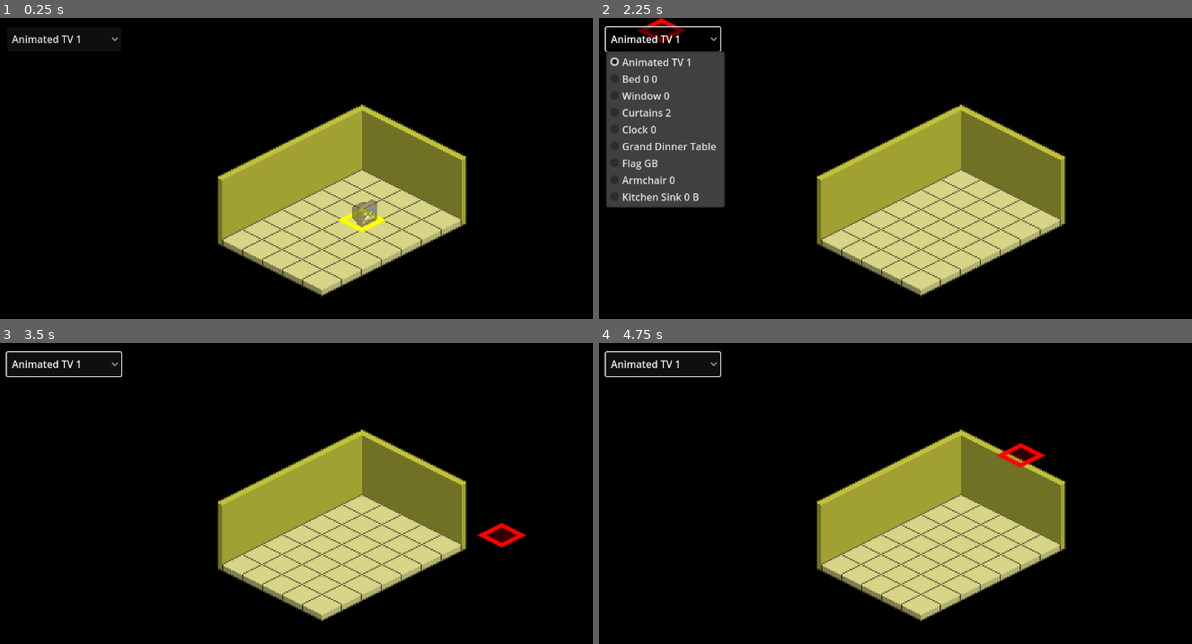
Above: before the commit, frames 1-4 (two rows, left to right).
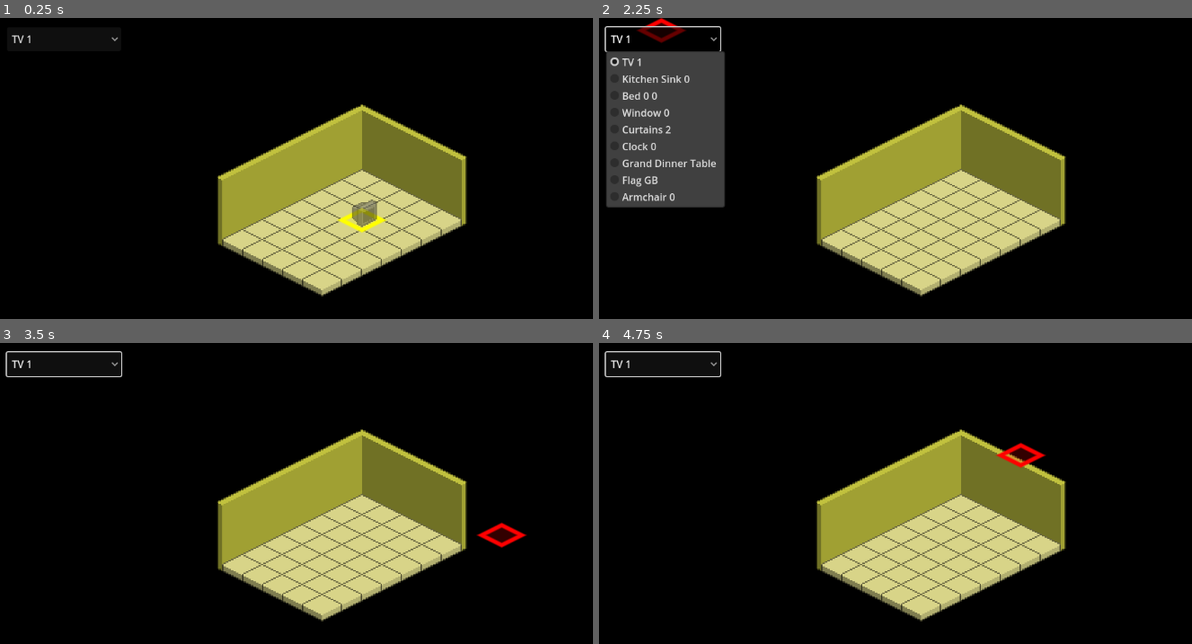
Above: after the commit, the same moments.

Repository: Dowsley/hotel
Game: Godot game, scene res://scenes/main.tscn
Two runs of this game, one before a commit and one after it. Both use one fixed random seed, a clock stepped at 60 frames per second and the inputs below.
Inputs (mouse positions are in pixels of both pictures, inside the frame that each line leads up to):
- Up to frame 1 (0.25 s): no input
- Up to frame 2 (2.25 s): click "Animated TV 1" (after the commit: "TV 1") at 0.5 s; click "Animated TV 1" (after the commit: "TV 1") at 1.25 s; click "Animated TV 1" (after the commit: "TV 1") at 2 s
- Up to frame 3 (3.5 s): tap Enter at 2.75 s; move the mouse to (504, 523) at 2.77 s; tap X (furni_select_next_variation, bound only after the commit) at 2.85 s; click (504, 523) at 2.92 s
- Up to frame 4 (4.75 s): tap Space at 3.5 s; move the mouse to (800, 565) at 3.52 s; tap R (furni_rotate) at 3.6 s; click (800, 565) at 3.67 s; tap X (furni_select_next_variation, bound only after the commit) at 3.8, 4.35 s; tap Enter at 4.25 s; move the mouse to (1014, 457) at 4.27 s; click (1014, 457) at 4.42 s

The runs differ from the first frame. In frame 1, 0.2% of the frame differs, in the area x 1-64%, y 5-69%; in frame 2, 1.6%, in the area x 1-20%, y 5-61%; in frame 3, 0.2%; in frame 4, 0.2%.

Commit message:
Add tile variations

Diff:
--- /dev/null
+++ b/data/furni_types/TV_1.tres
@@ -0,0 +1,31 @@
+[gd_resource type="Resource" script_class="FurniType" load_steps=7 format=3 uid="uid://dqio6xprlub5"]
+
+[ext_resource type="Script" uid="uid://58xbbl6knnyv" path="res://src/definitions/furni_type.gd" id="1_33y1d"]
+[ext_resource type="Script" uid="uid://c1ncwd64pf880" path="res://src/definitions/furni_variation.gd" id="2_sdg5k"]
+[ext_resource type="Texture2D" uid="uid://ckoga336reyt" path="res://assets/objects/normal/00_Furniture/small/TV_1_A.png" id="3_6q0pf"]
+[ext_resource type="Texture2D" uid="uid://rn0bb7nso31r" path="res://assets/objects/normal/00_Furniture/small/TV_1_B.png" id="4_tyst2"]
+
+[sub_resource type="Resource" id="Resource_526rq"]
+script = ExtResource("2_sdg5k")
+sprite_sheet = ExtResource("3_6q0pf")
+hframes = 1
+frame_time_ms = 200.0
+metadata/_custom_type_script = "uid://c1ncwd64pf880"
+
+[sub_resource type="Resource" id="Resource_5nwun"]
+script = ExtResource("2_sdg5k")
+sprite_sheet = ExtResource("4_tyst2")
+hframes = 4
+frame_time_ms = 200.0
+metadata/_custom_type_script = "uid://c1ncwd64pf880"
+
+[resource]
+script = ExtResource("1_33y1d")
+name = &"TV 1"
+variations = Array[ExtResource("2_sdg5k")]([SubResource("Resource_526rq"), SubResource("Resource_5nwun")])
+default_variation = 0
+default_rotation_frame = 0
+vframes = 4
+visual_offset = Vector2(0, -24)
+y_sort_origin = 0
+area_extends_by = Vector2i(0, 0)
--- a/data/furni_types/TV_1_B.tres
+++ /dev/null
@@ -1,15 +0,0 @@
-[gd_resource type="Resource" script_class="FurniType" load_steps=3 format=3 uid="uid://dqio6xprlub5"]
-
-[ext_resource type="Script" uid="uid://58xbbl6knnyv" path="res://src/definitions/furni_type.gd" id="1_davg7"]
-[ext_resource type="Texture2D" uid="uid://rn0bb7nso31r" path="res://assets/objects/normal/00_Furniture/small/TV_1_B.png" id="2_khuy8"]
-
-[resource]
-script = ExtResource("1_davg7")
-name = &"Animated TV 1"
-sprite_sheet = ExtResource("2_khuy8")
-frame_time_ms = 200.0
-default_rotation_frame = 0
-vframes = 4
-hframes = 4
-visual_offset = Vector2(0, -24)
-y_sort_origin = 0.0
--- a/data/furni_types/armchair_0_0.tres
+++ b/data/furni_types/armchair_0_0.tres
@@ -1,15 +1,23 @@
-[gd_resource type="Resource" script_class="FurniType" load_steps=3 format=3 uid="uid://cjkvo87sbvvii"]
+[gd_resource type="Resource" script_class="FurniType" load_steps=5 format=3 uid="uid://cjkvo87sbvvii"]
 
 [ext_resource type="Script" uid="uid://58xbbl6knnyv" path="res://src/definitions/furni_type.gd" id="1_4xx1y"]
 [ext_resource type="Texture2D" uid="uid://bv1qvnkrft2v6" path="res://assets/objects/normal/00_Furniture/small/Armchair_0_0.png" id="2_42vl1"]
+[ext_resource type="Script" uid="uid://c1ncwd64pf880" path="res://src/definitions/furni_variation.gd" id="2_doawb"]
+
+[sub_resource type="Resource" id="Resource_akg14"]
+script = ExtResource("2_doawb")
+sprite_sheet = ExtResource("2_42vl1")
+hframes = 1
+frame_time_ms = 200.0
+metadata/_custom_type_script = "uid://c1ncwd64pf880"
 
 [resource]
 script = ExtResource("1_4xx1y")
 name = &"Armchair 0"
-sprite_sheet = ExtResource("2_42vl1")
-frame_time_ms = 200.0
+variations = Array[ExtResource("2_doawb")]([SubResource("Resource_akg14")])
+default_variation = 0
 default_rotation_frame = 0
 vframes = 4
-hframes = 1
 visual_offset = Vector2(0, -24)
-y_sort_origin = 0.0
+y_sort_origin = 0
+area_extends_by = Vector2i(0, 0)
--- a/data/furni_types/bed_0_0.tres
+++ b/data/furni_types/bed_0_0.tres
@@ -1,16 +1,23 @@
-[gd_resource type="Resource" script_class="FurniType" load_steps=3 format=3 uid="uid://bavc3bm7utcnv"]
+[gd_resource type="Resource" script_class="FurniType" load_steps=5 format=3 uid="uid://bavc3bm7utcnv"]
 
 [ext_resource type="Script" uid="uid://58xbbl6knnyv" path="res://src/definitions/furni_type.gd" id="1_5ckpx"]
 [ext_resource type="Texture2D" uid="uid://dwpbeubhjkokl" path="res://assets/objects/normal/00_Furniture/medium/Bed_0_0.png" id="2_eo1a7"]
+[ext_resource type="Script" uid="uid://c1ncwd64pf880" path="res://src/definitions/furni_variation.gd" id="2_r1853"]
+
+[sub_resource type="Resource" id="Resource_lblus"]
+script = ExtResource("2_r1853")
+sprite_sheet = ExtResource("2_eo1a7")
+hframes = 1
+frame_time_ms = 200.0
+metadata/_custom_type_script = "uid://c1ncwd64pf880"
 
 [resource]
 script = ExtResource("1_5ckpx")
 name = &"Bed 0 0"
-sprite_sheet = ExtResource("2_eo1a7")
-frame_time_ms = 200.0
+variations = Array[ExtResource("2_r1853")]([SubResource("Resource_lblus")])
+default_variation = 0
 default_rotation_frame = 0
 vframes = 4
-hframes = 1
 visual_offset = Vector2(8, -24)
 y_sort_origin = 0
 area_extends_by = Vector2i(0, -1)
--- a/data/furni_types/clock_0.tres
+++ b/data/furni_types/clock_0.tres
@@ -1,15 +1,23 @@
-[gd_resource type="Resource" script_class="FurniType" load_steps=3 format=3 uid="uid://cuirsrb2n1nys"]
+[gd_resource type="Resource" script_class="FurniType" load_steps=5 format=3 uid="uid://cuirsrb2n1nys"]
 
 [ext_resource type="Script" uid="uid://58xbbl6knnyv" path="res://src/definitions/furni_type.gd" id="1_tsnyp"]
+[ext_resource type="Script" uid="uid://c1ncwd64pf880" path="res://src/definitions/furni_variation.gd" id="2_e08xf"]
 [ext_resource type="Texture2D" uid="uid://c3clm6xn1ia8v" path="res://assets/objects/normal/01_Wallobjects/small/Clock_0.png" id="2_xh6ah"]
+
+[sub_resource type="Resource" id="Resource_c6ct7"]
+script = ExtResource("2_e08xf")
+sprite_sheet = ExtResource("2_xh6ah")
+hframes = 1
+frame_time_ms = 200.0
+metadata/_custom_type_script = "uid://c1ncwd64pf880"
 
 [resource]
 script = ExtResource("1_tsnyp")
 name = &"Clock 0"
-sprite_sheet = ExtResource("2_xh6ah")
-frame_time_ms = 200.0
+variations = Array[ExtResource("2_e08xf")]([SubResource("Resource_c6ct7")])
+default_variation = 0
 default_rotation_frame = 0
 vframes = 4
-hframes = 1
 visual_offset = Vector2(0, -24)
-y_sort_origin = 0.0
+y_sort_origin = 0
+area_extends_by = Vector2i(0, 0)
--- a/data/furni_types/curtains_2.tres
+++ b/data/furni_types/curtains_2.tres
@@ -1,15 +1,23 @@
-[gd_resource type="Resource" script_class="FurniType" load_steps=3 format=3 uid="uid://brxkxqa4tm4lw"]
+[gd_resource type="Resource" script_class="FurniType" load_steps=5 format=3 uid="uid://brxkxqa4tm4lw"]
 
 [ext_resource type="Script" uid="uid://58xbbl6knnyv" path="res://src/definitions/furni_type.gd" id="1_c51io"]
 [ext_resource type="Texture2D" uid="uid://d235anbqlr4on" path="res://assets/objects/normal/01_Wallobjects/small/Curtains_2.png" id="2_5lpx4"]
+[ext_resource type="Script" uid="uid://c1ncwd64pf880" path="res://src/definitions/furni_variation.gd" id="2_b34ek"]
+
+[sub_resource type="Resource" id="Resource_vi3du"]
+script = ExtResource("2_b34ek")
+sprite_sheet = ExtResource("2_5lpx4")
+hframes = 1
+frame_time_ms = 200.0
+metadata/_custom_type_script = "uid://c1ncwd64pf880"
 
 [resource]
 script = ExtResource("1_c51io")
 name = &"Curtains 2"
-sprite_sheet = ExtResource("2_5lpx4")
-frame_time_ms = 200.0
+variations = Array[ExtResource("2_b34ek")]([SubResource("Resource_vi3du")])
+default_variation = 0
 default_rotation_frame = 0
 vframes = 4
-hframes = 1
 visual_offset = Vector2(0, -24)
-y_sort_origin = 0.0
+y_sort_origin = 0
+area_extends_by = Vector2i(0, 0)
--- a/data/furni_types/flag_gb.tres
+++ b/data/furni_types/flag_gb.tres
@@ -1,15 +1,23 @@
-[gd_resource type="Resource" script_class="FurniType" load_steps=3 format=3 uid="uid://0l2xc6x6s8ld"]
+[gd_resource type="Resource" script_class="FurniType" load_steps=5 format=3 uid="uid://0l2xc6x6s8ld"]
 
 [ext_resource type="Script" uid="uid://58xbbl6knnyv" path="res://src/definitions/furni_type.gd" id="1_e181c"]
+[ext_resource type="Script" uid="uid://c1ncwd64pf880" path="res://src/definitions/furni_variation.gd" id="2_017xb"]
 [ext_resource type="Texture2D" uid="uid://4p0oaq5ixtjs" path="res://assets/objects/normal/01_Wallobjects/small/Flag_gb.png" id="2_se4u5"]
+
+[sub_resource type="Resource" id="Resource_pg0gx"]
+script = ExtResource("2_017xb")
+sprite_sheet = ExtResource("2_se4u5")
+hframes = 1
+frame_time_ms = 200.0
+metadata/_custom_type_script = "uid://c1ncwd64pf880"
 
 [resource]
 script = ExtResource("1_e181c")
 name = &"Flag GB"
-sprite_sheet = ExtResource("2_se4u5")
-frame_time_ms = 200.0
+variations = Array[ExtResource("2_017xb")]([SubResource("Resource_pg0gx")])
+default_variation = 0
 default_rotation_frame = 0
 vframes = 4
-hframes = 1
 visual_offset = Vector2(0, -24)
-y_sort_origin = 0.0
+y_sort_origin = 0
+area_extends_by = Vector2i(0, 0)
--- a/data/furni_types/grand_dinner_table.tres
+++ b/data/furni_types/grand_dinner_table.tres
@@ -1,16 +1,23 @@
-[gd_resource type="Resource" script_class="FurniType" load_steps=3 format=3 uid="uid://cusbt0mmxjxcr"]
+[gd_resource type="Resource" script_class="FurniType" load_steps=5 format=3 uid="uid://cusbt0mmxjxcr"]
 
 [ext_resource type="Script" uid="uid://58xbbl6knnyv" path="res://src/definitions/furni_type.gd" id="1_ndof7"]
 [ext_resource type="Texture2D" uid="uid://cd2xir5fau52o" path="res://assets/objects/normal/00_Furniture/large/Grand_dinner_table.png" id="2_gsa6p"]
+[ext_resource type="Script" uid="uid://c1ncwd64pf880" path="res://src/definitions/furni_variation.gd" id="2_l6cdx"]
+
+[sub_resource type="Resource" id="Resource_jwbcf"]
+script = ExtResource("2_l6cdx")
+sprite_sheet = ExtResource("2_gsa6p")
+hframes = 1
+frame_time_ms = 200.0
+metadata/_custom_type_script = "uid://c1ncwd64pf880"
 
 [resource]
 script = ExtResource("1_ndof7")
 name = &"Grand Dinner Table"
-sprite_sheet = ExtResource("2_gsa6p")
-frame_time_ms = 200.0
+variations = Array[ExtResource("2_l6cdx")]([SubResource("Resource_jwbcf")])
+default_variation = 0
 default_rotation_frame = 0
 vframes = 2
-hframes = 1
 visual_offset = Vector2(24, -24)
 y_sort_origin = 0
 area_extends_by = Vector2i(1, -2)
--- /dev/null
+++ b/data/furni_types/kitchen_sink_0.tres
@@ -0,0 +1,31 @@
+[gd_resource type="Resource" script_class="FurniType" load_steps=7 format=3 uid="uid://cmtemqruvxuu5"]
+
+[ext_resource type="Script" uid="uid://58xbbl6knnyv" path="res://src/definitions/furni_type.gd" id="1_pxfm1"]
+[ext_resource type="Script" uid="uid://c1ncwd64pf880" path="res://src/definitions/furni_variation.gd" id="2_6v8uc"]
+[ext_resource type="Texture2D" uid="uid://f24bq0fjn6r8" path="res://assets/objects/normal/00_Furniture/small/Kitchen_sink_0_A.png" id="3_wouhm"]
+[ext_resource type="Texture2D" uid="uid://ftobv11f5tst" path="res://assets/objects/normal/00_Furniture/small/Kitchen_sink_0_B.png" id="4_7juk2"]
+
+[sub_resource type="Resource" id="Resource_3lea4"]
+script = ExtResource("2_6v8uc")
+sprite_sheet = ExtResource("3_wouhm")
+hframes = 1
+frame_time_ms = 200.0
+metadata/_custom_type_script = "uid://c1ncwd64pf880"
+
+[sub_resource type="Resource" id="Resource_o7qfw"]
+script = ExtResource("2_6v8uc")
+sprite_sheet = ExtResource("4_7juk2")
+hframes = 4
+frame_time_ms = 200.0
+metadata/_custom_type_script = "uid://c1ncwd64pf880"
+
+[resource]
+script = ExtResource("1_pxfm1")
+name = &"Kitchen Sink 0"
+variations = Array[ExtResource("2_6v8uc")]([SubResource("Resource_3lea4"), SubResource("Resource_o7qfw")])
+default_variation = 0
+default_rotation_frame = 0
+vframes = 4
+visual_offset = Vector2(0, -24)
+y_sort_origin = 0
+area_extends_by = Vector2i(0, 0)
--- a/data/furni_types/kitchen_sink_0_b.tres
+++ /dev/null
@@ -1,15 +0,0 @@
-[gd_resource type="Resource" script_class="FurniType" load_steps=3 format=3 uid="uid://cmtemqruvxuu5"]
-
-[ext_resource type="Script" uid="uid://58xbbl6knnyv" path="res://src/definitions/furni_type.gd" id="1_lhdym"]
-[ext_resource type="Texture2D" uid="uid://ftobv11f5tst" path="res://assets/objects/normal/00_Furniture/small/Kitchen_sink_0_B.png" id="2_upfl2"]
-
-[resource]
-script = ExtResource("1_lhdym")
-name = &"Kitchen Sink 0 B"
-sprite_sheet = ExtResource("2_upfl2")
-frame_time_ms = 200.0
-default_rotation_frame = 0
-vframes = 4
-hframes = 4
-visual_offset = Vector2(0, -24)
-y_sort_origin = 0.0
--- a/data/furni_types/window_0.tres
+++ b/data/furni_types/window_0.tres
@@ -1,15 +1,23 @@
-[gd_resource type="Resource" script_class="FurniType" load_steps=3 format=3 uid="uid://d3qqjvplmccjy"]
+[gd_resource type="Resource" script_class="FurniType" load_steps=5 format=3 uid="uid://d3qqjvplmccjy"]
 
 [ext_resource type="Script" uid="uid://58xbbl6knnyv" path="res://src/definitions/furni_type.gd" id="1_wbwv2"]
 [ext_resource type="Texture2D" uid="uid://djug6c5c2biv8" path="res://assets/objects/normal/03_Doors_windows/small/Window_0.png" id="2_4t0e1"]
+[ext_resource type="Script" uid="uid://c1ncwd64pf880" path="res://src/definitions/furni_variation.gd" id="2_ynp7b"]
+
+[sub_resource type="Resource" id="Resource_swnhf"]
+script = ExtResource("2_ynp7b")
+sprite_sheet = ExtResource("2_4t0e1")
+hframes = 1
+frame_time_ms = 200.0
+metadata/_custom_type_script = "uid://c1ncwd64pf880"
 
 [resource]
 script = ExtResource("1_wbwv2")
 name = &"Window 0"
-sprite_sheet = ExtResource("2_4t0e1")
-frame_time_ms = 200.0
+variations = Array[ExtResource("2_ynp7b")]([SubResource("Resource_swnhf")])
+default_variation = 0
 default_rotation_frame = 0
 vframes = 4
-hframes = 1
 visual_offset = Vector2(0, -24)
-y_sort_origin = 0.0
+y_sort_origin = 0
+area_extends_by = Vector2i(0, 0)
--- a/project.godot
+++ b/project.godot
@@ -37,6 +37,11 @@
 "events": [Object(InputEventKey,"resource_local_to_scene":false,"resource_name":"","device":-1,"window_id":0,"alt_press …(192 unchanged characters)…
 ]
 }
+furni_select_next_variation={
+"deadzone": 0.2,
+"events": [Object(InputEventKey,"resource_local_to_scene":false,"resource_name":"","device":-1,"window_id":0,"alt_pressed":false,"shift_pressed":false,"ctrl_pressed":false,"meta_pressed":false,"pressed":false,"keycode":0,"physical_keycode":88,"key_label":0,"unicode":120,"location":0,"echo":false,"script":null)
+]
+}
 
 [rendering]
 
--- a/src/core/furni_sprite.gd
+++ b/src/core/furni_sprite.gd
@@ -11,15 +11,24 @@
 @export var current_rotation_frame := 0:
 	set(value):
 		current_rotation_frame = max(min(value, type.vframes-1), 0)
+		current_rotation_frame = max(min(value, type.vframes-1), 0)
+		curr_variation = 0
 		set_rotation_frame(current_rotation_frame)
 		update_sorting()  # Update sorting when rotation changes
 
+
+var animation_timer := 0.0
 ## Maps to frame_coords.x
 var current_anim_frame := 0
-var animation_timer := 0.0
-
 var occupied_positions: Array[Vector2i] = []
 
+var curr_variation: int = 0:
+	set(value):
+		var count = type.variations.size()
+		if count > 0:
+			curr_variation = (value % count + count) % count  # ensures wraparound for negative values too
+		else:
+			curr_variation = 0  # fallback if no variations
 
 func _ready() -> void:
 	assert(type != null, "Error: Can't create furni with no type.")
@@ -27,21 +36,32 @@
 
 func _process(delta: float) -> void:
 	animation_timer += delta * 1000
-	if animation_timer >= type.frame_time_ms:
-		animation_timer -= type.frame_time_ms
-		current_anim_frame = (current_anim_frame + 1) % type.hframes
+	if animation_timer >= type.get_variation(curr_variation).frame_time_ms:
+		animation_timer -= type.get_variation(curr_variation).frame_time_ms
+		current_anim_frame = (current_anim_frame + 1) % type.get_variation(curr_variation).hframes
 		set_animation_frame(current_anim_frame)
 
 
 func setup(m_type: FurniType) -> void:
-	texture = m_type.sprite_sheet
+	texture = m_type.get_variation(curr_variation).sprite_sheet
 	frame_coords.y = type.default_rotation_frame
 	vframes = m_type.vframes
-	hframes = m_type.hframes
+	hframes = m_type.get_variation(curr_variation).hframes
 
 	# Basic z-index from the type
 	if m_type.y_sort_origin != 0:
 		z_index = m_type.y_sort_origin
+
+	update_sorting()
+
+
+func refresh() -> void:
+	texture = type.get_variation(curr_variation).sprite_sheet
+	hframes = type.get_variation(curr_variation).hframes
+
+	# Basic z-index from the type
+	if type.y_sort_origin != 0:
+		z_index = type.y_sort_origin
 
 	update_sorting()
 
--- a/src/definitions/furni_type.gd
+++ b/src/definitions/furni_type.gd
@@ -4,20 +4,14 @@
 
 @export var name: StringName
 
-
-@export var sprite_sheet: Texture2D
-@export var frame_time_ms: float = 200.0
+@export var variations: Array[FurniVariation]
+@export var default_variation := 0
 @export var default_rotation_frame := 0
 
 ## Number of rows in the spritesheet. Represents the amount of different angles a Furniture has.
 ## Usually 4, but can be 2 in case of big objects.
 ## Therefore, advancing the coordinate 'y' in framecoords will lead to rotation.
 @export var vframes := 4
-
-## Number of columns in the spritesheet. Represents an animation. 1 means static.
-## Therefore, advancing the coordinate 'x' in framecoords will lead to animation.
-@export var hframes := 1
-
 
 ## Visual offset for placement (y-offset) - mainly for vertical alignment
 @export var visual_offset: Vector2 = Vector2(0, -24) # -16*1.5. Made sense at some point but I forgot why.
@@ -39,6 +33,10 @@
 	return sprite
 
 
+func get_variation(idx: int) -> FurniVariation:
+	return variations[idx]
+
+
 func get_size() -> Vector2i:
 	return area_extends_by.abs()
 
--- /dev/null
+++ b/src/definitions/furni_variation.gd
@@ -0,0 +1,8 @@
+class_name FurniVariation extends Resource
+
+
+@export var sprite_sheet: Texture2D
+## Number of columns in the spritesheet. Represents an animation. 1 means static.
+## Therefore, advancing the coordinate 'x' in framecoords will lead to animation.
+@export var hframes := 1
+@export var frame_time_ms: float = 200.0
--- a/src/main.gd
+++ b/src/main.gd
@@ -91,6 +91,10 @@
 		rotate_ghost_furniture()
 		curr_room.update_ghost_at_tile(ghost_furni, hovered_tile)
 
+	if Input.is_action_just_pressed("furni_select_next_variation"):
+		curr_room.switch_variation_at_position(hovered_tile)
+		curr_room.update_ghost_at_tile(ghost_furni, hovered_tile)
+
 
 func zoom_camera(zoom_amount: float) -> void:
 	if camera:
--- a/src/rooms/room.gd
+++ b/src/rooms/room.gd
@@ -107,6 +107,19 @@
 	return false
 
 
+## Attempts to switch the variation of the mobi under pos.
+## Will return true if successful (furni exists).
+## If furni has only one variation, switching will technically be successful.
+func switch_variation_at_position(pos: Vector2i) -> bool:
+	var furni := furni_by_position.get(pos) as FurniSprite
+	if not furni:
+		return false
+
+	furni.curr_variation += 1
+	furni.refresh()
+	return true
+
+
 ## Remove furniture at the specified tile position
 func remove_furniture(tile_pos: Vector2i) -> bool:
 	if furni_by_position.has(tile_pos):
